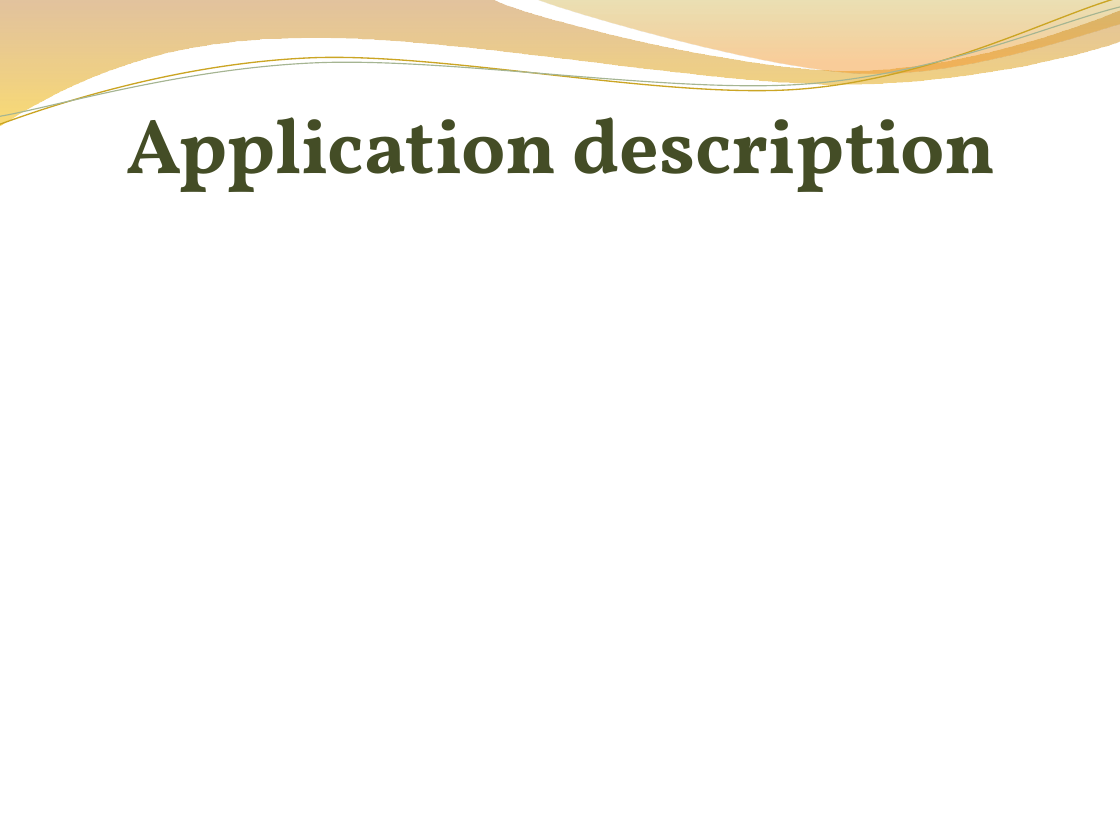
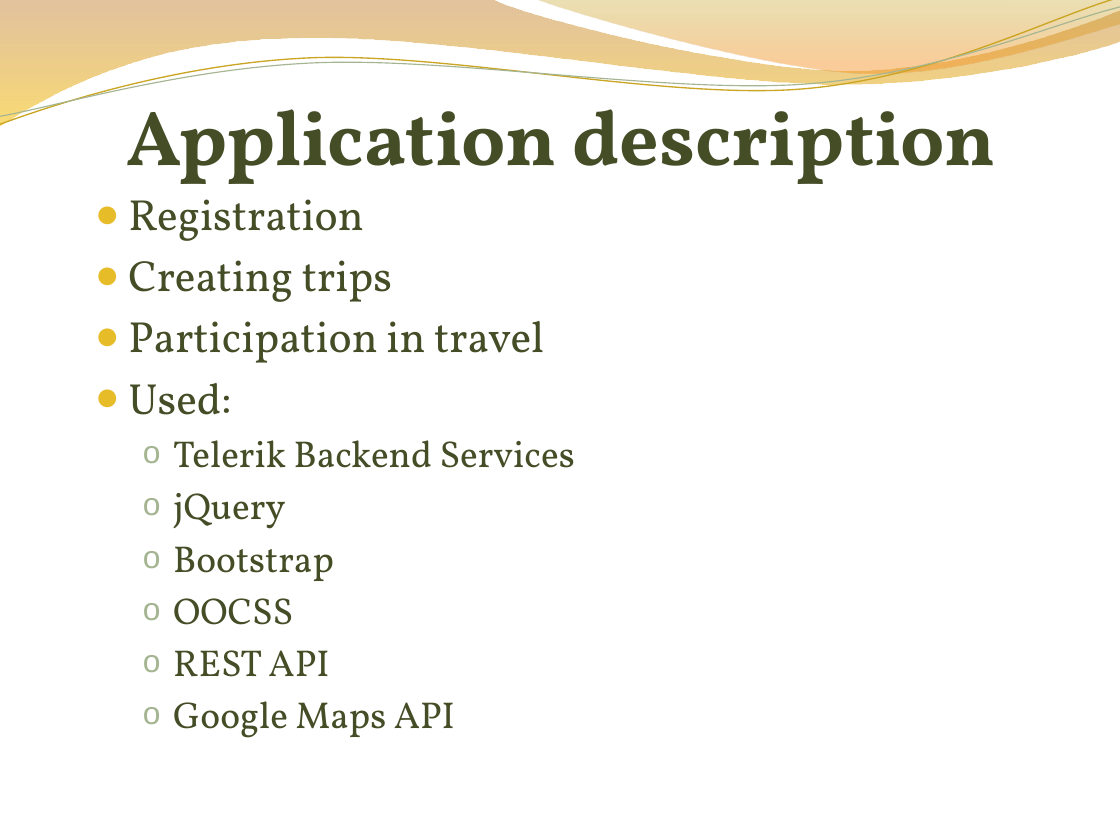
Before and after one commit to petyakostova/Mojito-Carpool, a slide deck: slide 3 of Mojito Team Presentation.pptx. Drawn at 1120x840 pixels with LibreOffice and Linux fonts; fonts in the diff are those of the drawing; background and template pictures are left out. Boxes give left, top, right and bottom in pixels: in the first picture for what was removed or moved away, otherwise in the second. Text is boxed around its words. In the diff, an @@ line names an element or a change of style, - is before the commit and + after.

Commit message:
changed Mojito Team Presentation.pptx - added description

```diff
--- a/Mojito Team Presentation.pptx
+++ b/Mojito Team Presentation.pptx
@@ title "Application description" rewrapped from box(126, 117, 996, 192) to box(126, 90, 996, 184) @@
@@ text added at box(128, 199, 575, 738), 24 pt, text #444D26 @@
+● Registration
+● Creating trips
+● Participation in travel
+● Used:
+  o Telerik Backend Services
+  o jQuery
+  o Bootstrap
+  o OOCSS
+  o REST API
+  o Google Maps API
```
